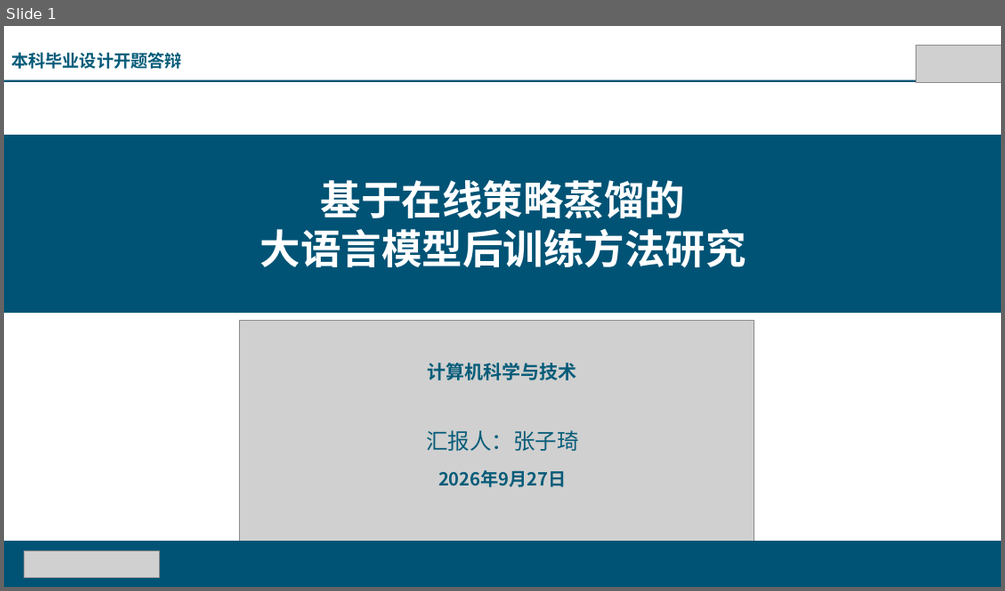
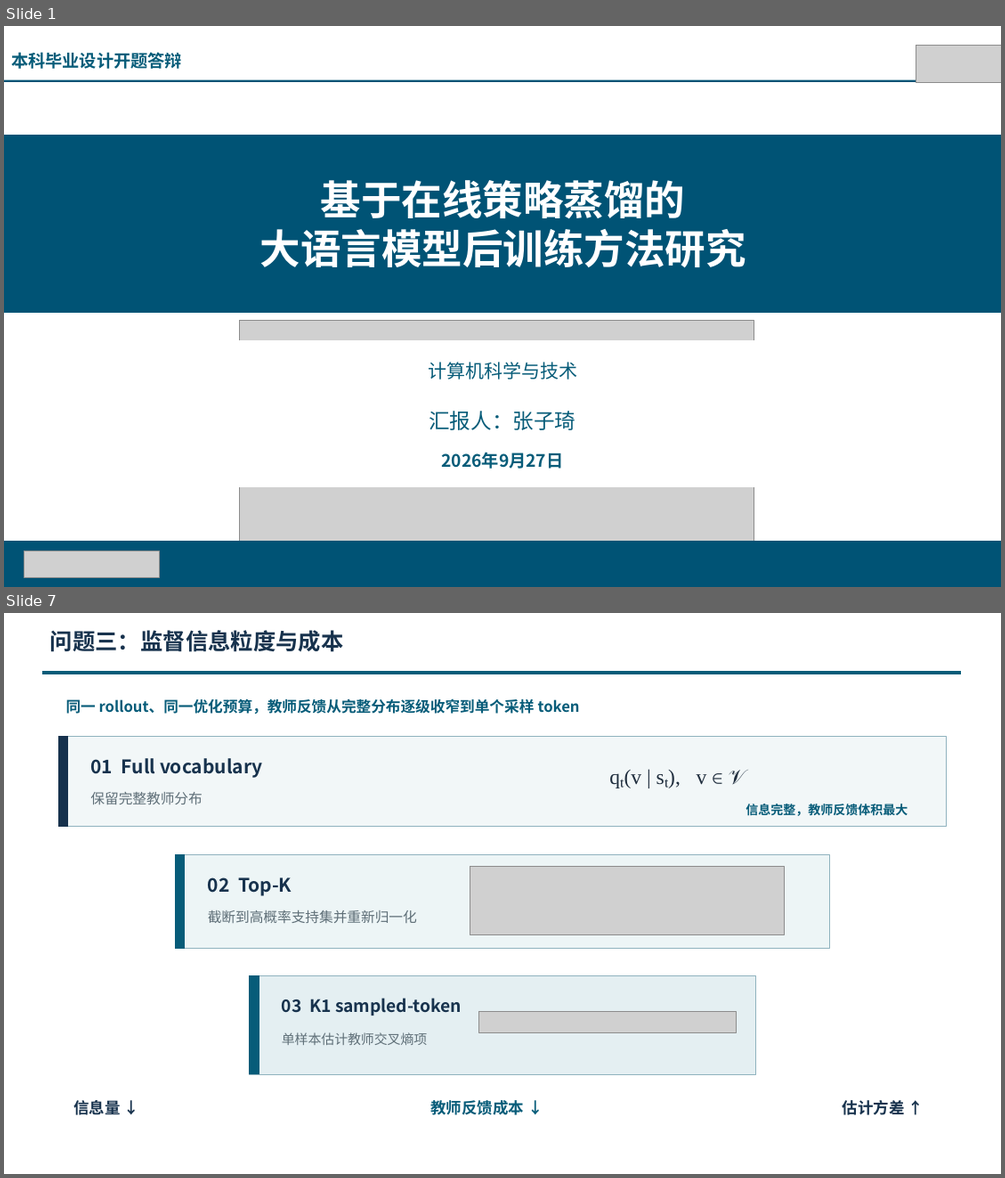
Before and after one commit to ziqizhang200/on-policy-distill-comparation, a slide deck: Papers/output/presentation/开题答辩PPT-在线策略蒸馏-20260927.pptx. Shown one above the other, each under a label of ours: slide 1 before the commit, slides 1 and 7 after it; the slides between them are not shown. The pictures are 1005x591 and 1005x1178 pixels, drawn with LibreOffice and Linux fonts; fonts in the diff are those of the drawing; grey boxes stand for pictures; background and template pictures are left out. Boxes give left, top, right and bottom in pixels: in the first picture for what was removed or moved away, otherwise in the second. Text is boxed around its words. In the diff, an @@ line names an element or a change of style, - is before the commit and + after.

```diff
--- a/Papers/output/presentation/开题答辩PPT-在线策略蒸馏-20260927.pptx
+++ b/Papers/output/presentation/开题答辩PPT-在线策略蒸馏-20260927.pptx
@@ slide 7 added at <box>4,613,1001,1174</box>, background picture (left out) @@
@@ text added at <box>50,630,343,652</box>, 21.8 pt, text #17324D, bold @@
+问题三：监督信息粒度与成本
@@ rectangle added at <box>4,684,1001,1128</box>, fill #FFFFFF, outline #FFFFFF 0 pt @@
@@ rectangle added at <box>43,672,961,674</box>, fill #075C79, outline #075C79 0 pt @@
@@ text added at <box>66,698,580,714</box>, 14.2 pt, text #075C79, bold @@
+同一 rollout、同一优化预算，教师反馈从完整分布逐级收窄到单个采样 token
@@ rectangle added at <box>58,737,947,827</box>, fill #F2F7F8, outline #8FB2BE 0.75 pt @@
@@ rectangle added at <box>58,737,67,827</box>, fill #17324D, outline #17324D 0 pt @@
@@ text added at <box>91,758,263,778</box>, 18 pt, text #17324D, bold @@
+01 Full vocabulary
@@ text added at <box>624,770,746,788</box>, 20.2 pt, text #1F2D3D @@
+qₜ(v | sₜ), v ∈ 𝒱
@@ text added at <box>90,792,202,805</box>, 13.5 pt, text #5F6F78 @@
+保留完整教师分布
@@ text added at <box>745,803,907,816</box>, 12 pt, text #075C79, bold @@
+信息完整，教师反馈体积最大
@@ rectangle added at <box>175,854,830,948</box>, fill #EDF5F6, outline #8FB2BE 0.75 pt @@
@@ rectangle added at <box>175,854,184,948</box>, fill #075C79, outline #075C79 0 pt @@
@@ text added at <box>208,877,291,896</box>, 18 pt, text #17324D, bold @@
+02 Top-K
@@ picture added at <box>470,867,784,935</box> @@
@@ text added at <box>208,910,417,923</box>, 13.5 pt, text #5F6F78 @@
+截断到高概率支持集并重新归一化
@@ rectangle added at <box>250,976,755,1074</box>, fill #E4EFF2, outline #8FB2BE 0.75 pt @@
@@ rectangle added at <box>250,976,259,1074</box>, fill #075C79, outline #075C79 0 pt @@
@@ text added at <box>282,997,461,1015</box>, 16.5 pt, text #17324D, bold @@
+03 K1 sampled-token
@@ picture added at <box>479,1012,736,1032</box> @@
@@ text added at <box>282,1032,427,1045</box>, 12.8 pt, text #5F6F78 @@
+单样本估计教师交叉熵项
@@ text added at <box>73,1100,120,1115</box>, 15 pt, text #17324D, bold @@
+信息量 ↓
@@ text added at <box>430,1100,524,1115</box>, 15 pt, text #075C79, bold @@
+教师反馈成本 ↓
@@ text added at <box>842,1100,905,1115</box>, 15 pt, text #17324D, bold @@
+估计方差 ↑
@@ text added at <box>770,1151,995,1174</box>, 13.5 pt, text #FFFFFF, bold @@
+7
@@ slide 1 changed as well @@
@@ rectangle added at <box>207,341,799,487</box>, fill #FFFFFF, outline #FFFFFF 0 pt @@
@@ text added at <box>428,362,577,379</box>, 18 pt, text #075C79 @@
+计算机科学与技术
@@ text "汇报人：张子琦": place and size @@
-text "汇报人：张子琦" at <box>426,430,579,451</box>
+text "汇报人：张子琦" at <box>429,410,575,430</box>
@@ text "汇报人：张子琦" at <box>429,410,575,430</box>: size 21 to 20.2 pt @@
@@ text added at <box>442,451,564,468</box>, 16.5 pt, text #075C79, bold @@
+2026年9月27日
```
Also in this commit, not shown: 9 other slides changed, 1 slide removed.
